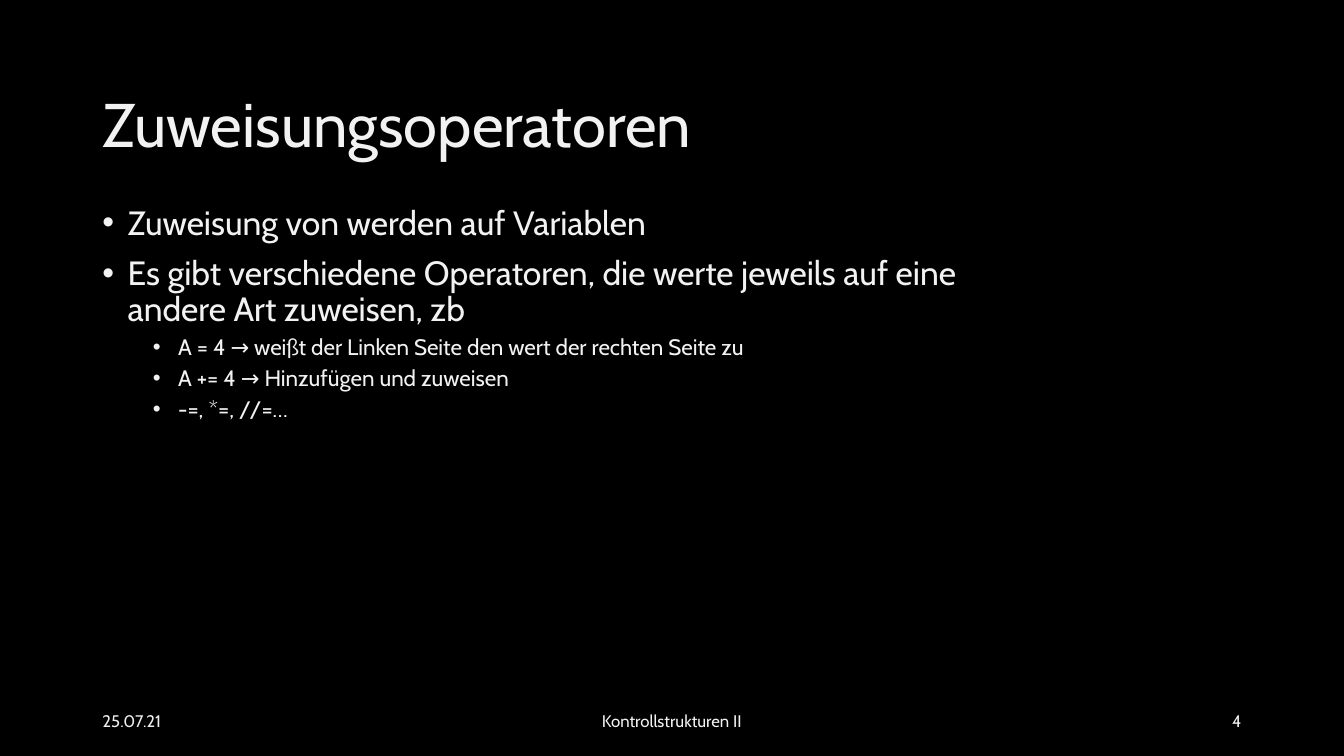
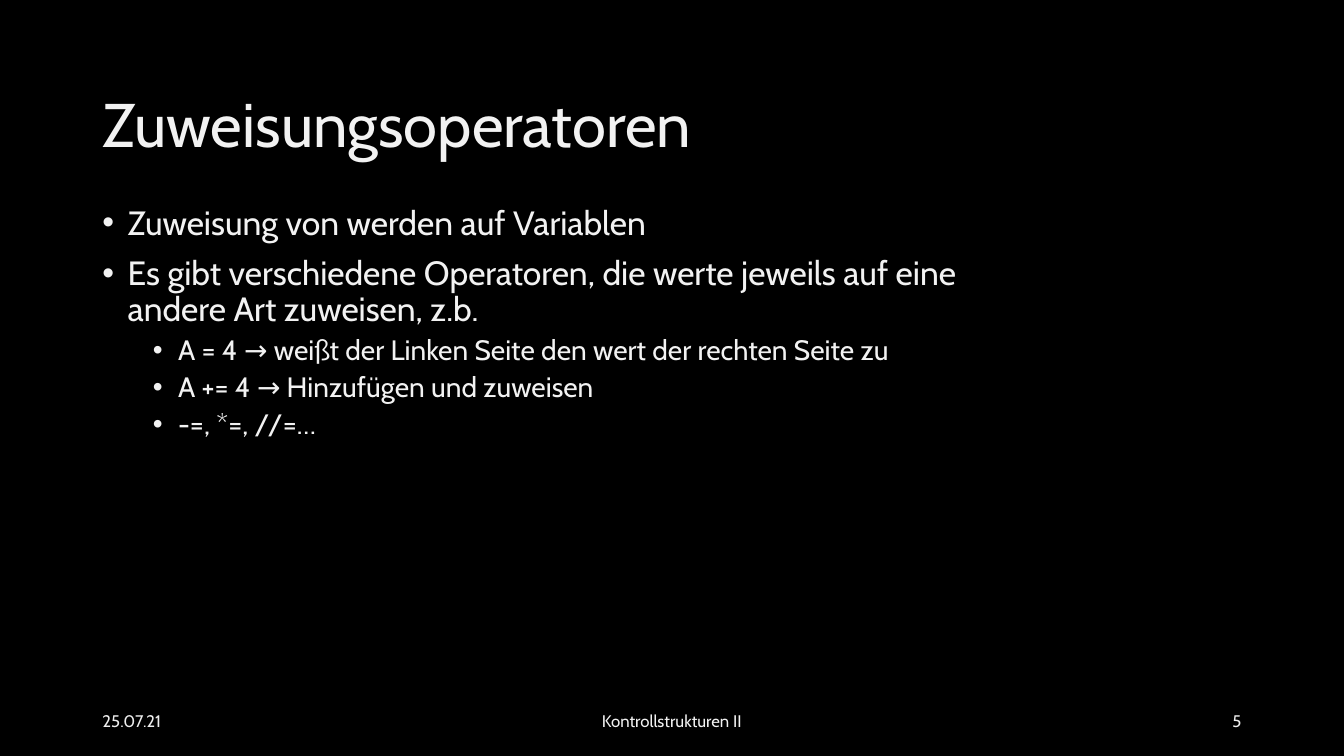
Before and after one commit to EsstBananeImEi/python_kurs, a slide deck: slide 5 of Materialien/Powerpoint/Einfuehrung in konrollstrukturen 2.pptx (slide 4 before the commit). Drawn at 1344x756 pixels with LibreOffice and Linux fonts; fonts in the diff are those of the drawing; background and template pictures are left out. Boxes give left, top, right and bottom in pixels: in the first picture for what was removed or moved away, otherwise in the second. Text is boxed around its words. In the diff, an @@ line names an element or a change of style, - is before the commit and + after.

```diff
--- a/Materialien/Powerpoint/Einfuehrung in konrollstrukturen 2.pptx
+++ b/Materialien/Powerpoint/Einfuehrung in konrollstrukturen 2.pptx
@@ text at (128, 259, 956, 325): text changed @@
-• Es gibt verschiedene Operatoren, die werte jeweils auf eine andere Art zuweisen, zb
+• Es gibt verschiedene Operatoren, die werte jeweils auf eine andere Art zuweisen, z.b.
@@ text at (178, 339, 889, 403): size 16 to 20 pt in "A = 4 → weißt der Linken ...", "A += 4 → Hinzufügen und zuweisen", "-=, *=, //=…" @@
@@ page number at (1232, 715, 1241, 728): text changed @@
-4
+5
```
Also in this commit, not shown: 1 slide added, 6 other files.
